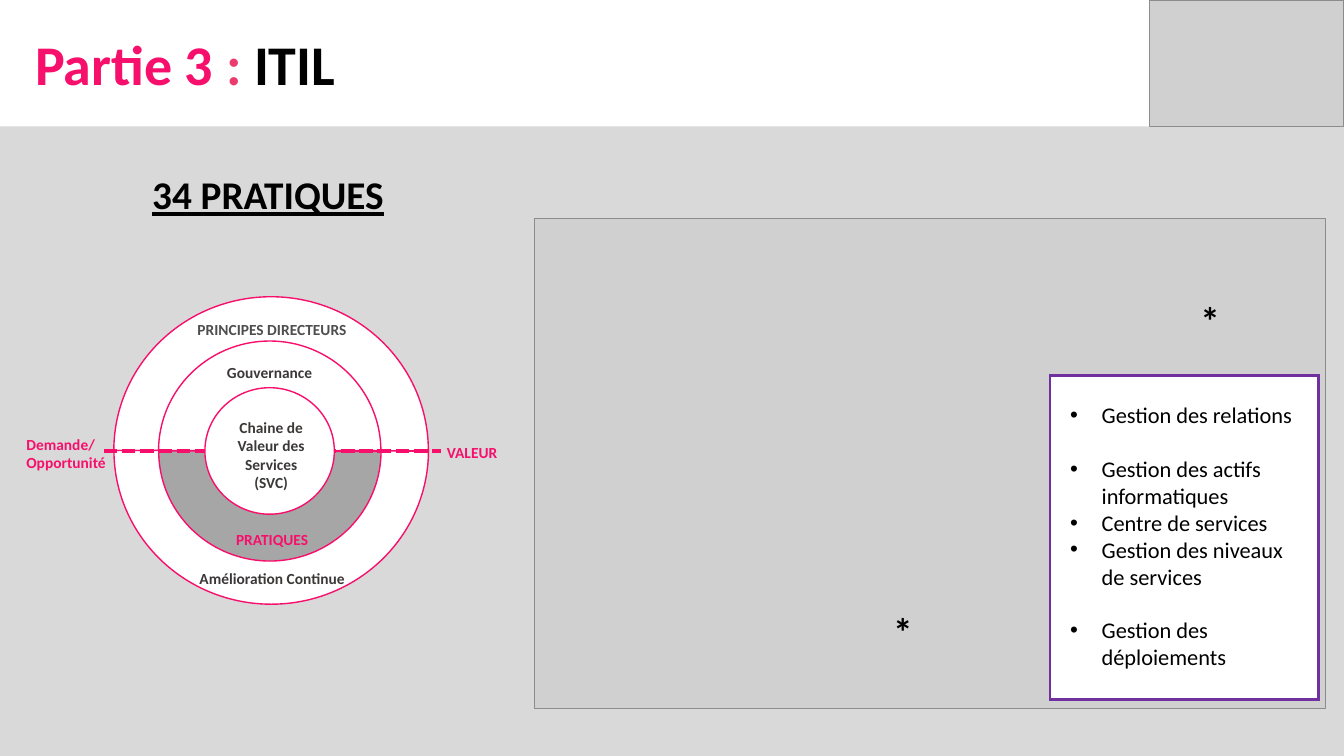
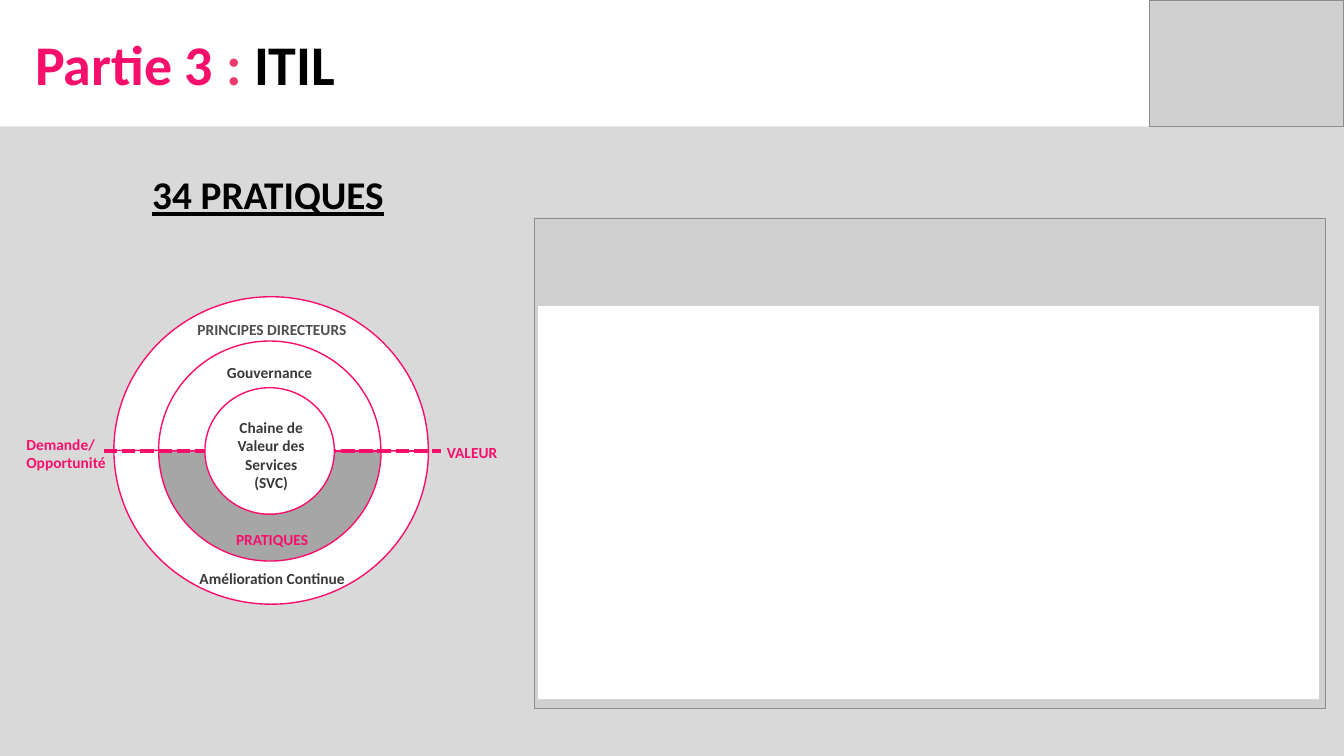
Before and after one commit to AITcorporation/Presentation-DevOps, a slide deck: slide 16 of Presentation.pptx (slide 15 before the commit). Drawn at 1344x756 pixels with LibreOffice and Linux fonts; fonts in the diff are those of the drawing; grey boxes stand for pictures. Boxes give left, top, right and bottom in pixels: in the first picture for what was removed or moved away, otherwise in the second. Text is boxed around its words. In the diff, an @@ line names an element or a change of style, - is before the commit and + after.

```diff
--- a/Presentation.pptx
+++ b/Presentation.pptx
@@ text removed at <box>1191,291,1231,349</box> @@
-*
@@ rectangle: place and size @@
-rectangle at <box>1051,375,1320,700</box>
+rectangle at <box>538,307,1320,700</box>
@@ rectangle at <box>538,307,1320,700</box>: outline #7030A0 2 pt to none @@
@@ text removed at <box>1102,407,1292,669</box> @@
-• Gestion des relations
-• Gestion des actifs informatiques
-• Centre de services
-• Gestion des niveaux de services
-• Gestion des déploiements
@@ text removed at <box>883,603,924,660</box> @@
-*
```
Also in this commit, not shown: 17 other slides changed, 1 slide added.
